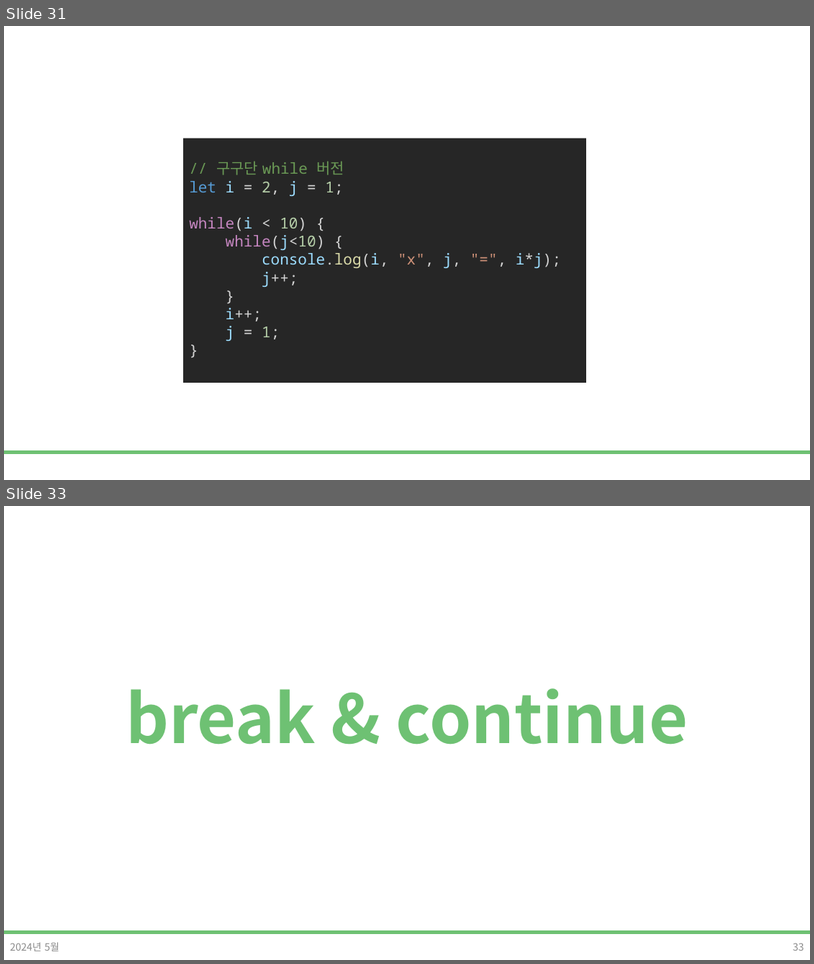
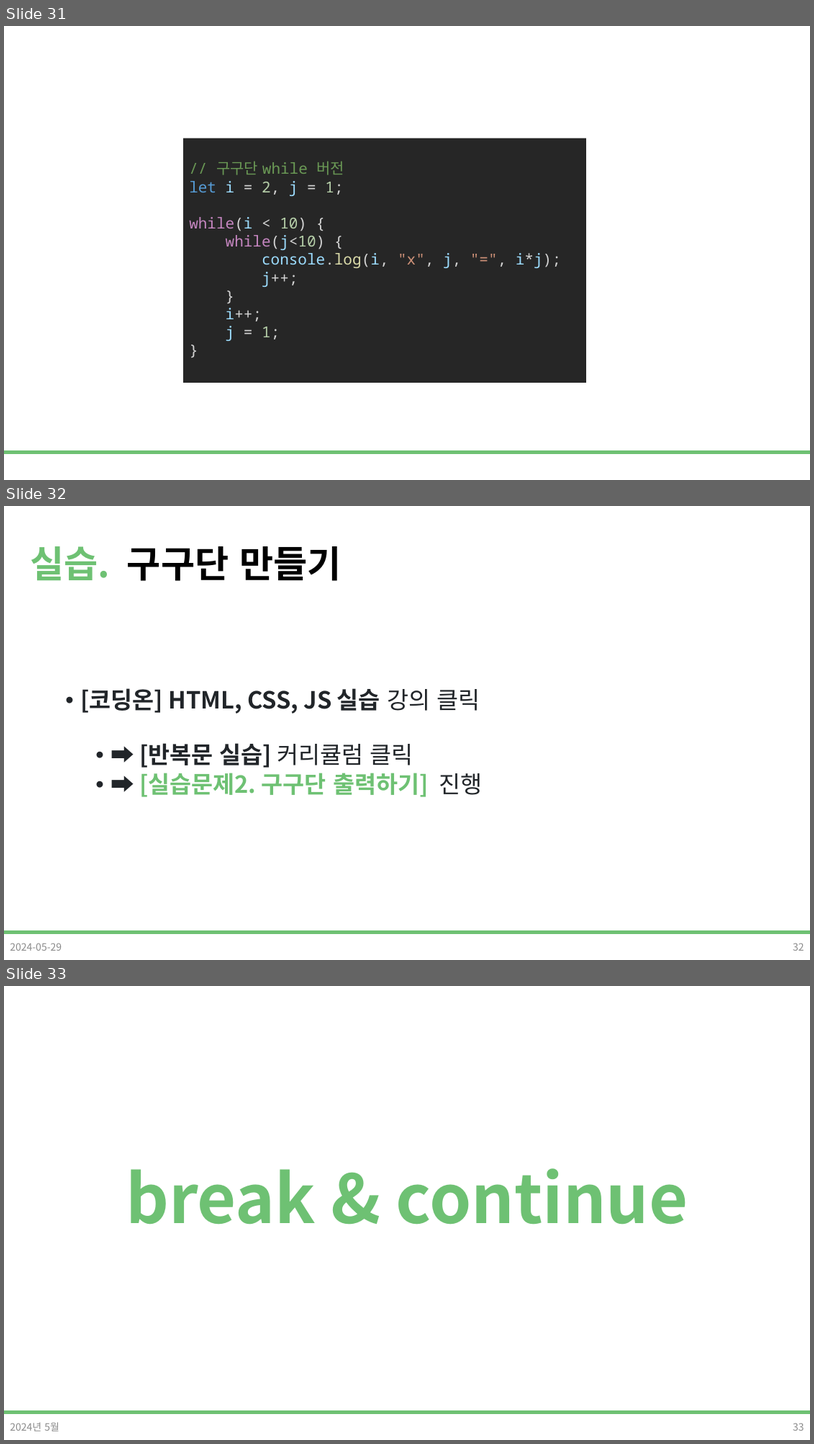
Before and after one commit to DevDamon0527/SeSAC_Yeongdeungpo_Campus_6th, a slide deck: material/[SeSAC_YDP_6] 04_3_Javascript.pptx. Shown one above the other, each under a label of ours: slides 31 and 33 before the commit, slides 31, 32 and 33 after it; the slides between them are not shown. The pictures are 814x964 and 814x1444 pixels, drawn with LibreOffice and Linux fonts; fonts in the diff are those of the drawing; background and template pictures are left out. Boxes give left, top, right and bottom in pixels: in the first picture for what was removed or moved away, otherwise in the second. Text is boxed around its words. In the diff, an @@ line names an element or a change of style, - is before the commit and + after.

```diff
--- a/material/[SeSAC_YDP_6] 04_3_Javascript.pptx
+++ b/material/[SeSAC_YDP_6] 04_3_Javascript.pptx
@@ slide 32 added at (4,506,810,960), background #FFFFFF; not listed: 1 template element that a slide beside it also shows @@
@@ title added at (30,546,342,581), 44 pt, text #000000, bold @@
+실습. 구구단 만들기
@@ text added at (80,688,482,797), 28 pt, text #212529, bold @@
+• [코딩온] HTML, CSS, JS 실습 강의 클릭
+  • ➡ [반복문 실습] 커리큘럼 클릭
+  • ➡ [실습문제2. 구구단 출력하기] 진행
@@ text added at (10,942,62,950), 12 pt, text #8C8C8C @@
+2024-05-29
@@ page number added at (793,942,805,950), 12 pt, text #8C8C8C @@
+32
```
Also in this commit, not shown: 3 slides changed, 5 other slides added, 6 slides removed, 9 other files.
